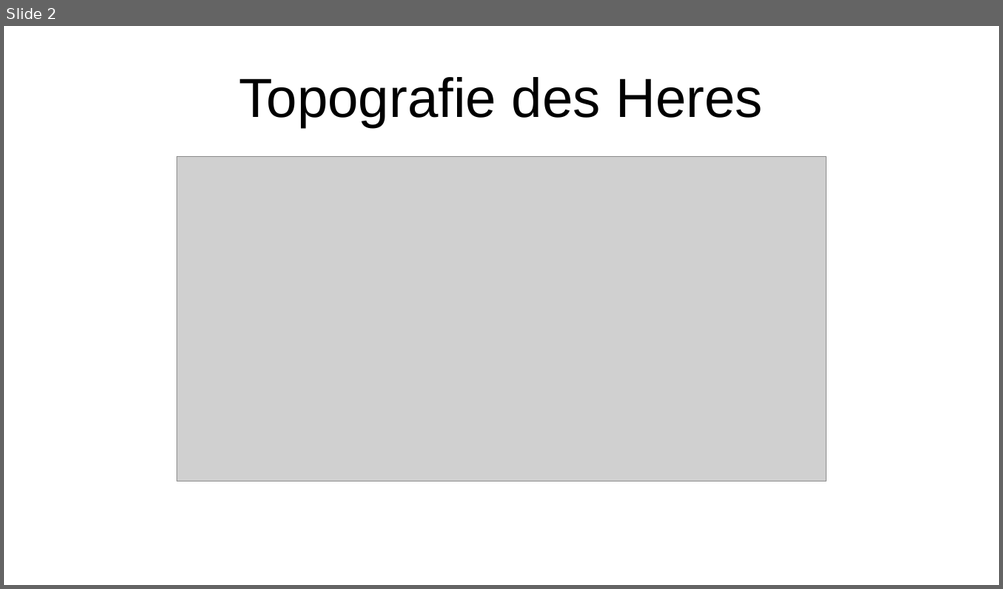
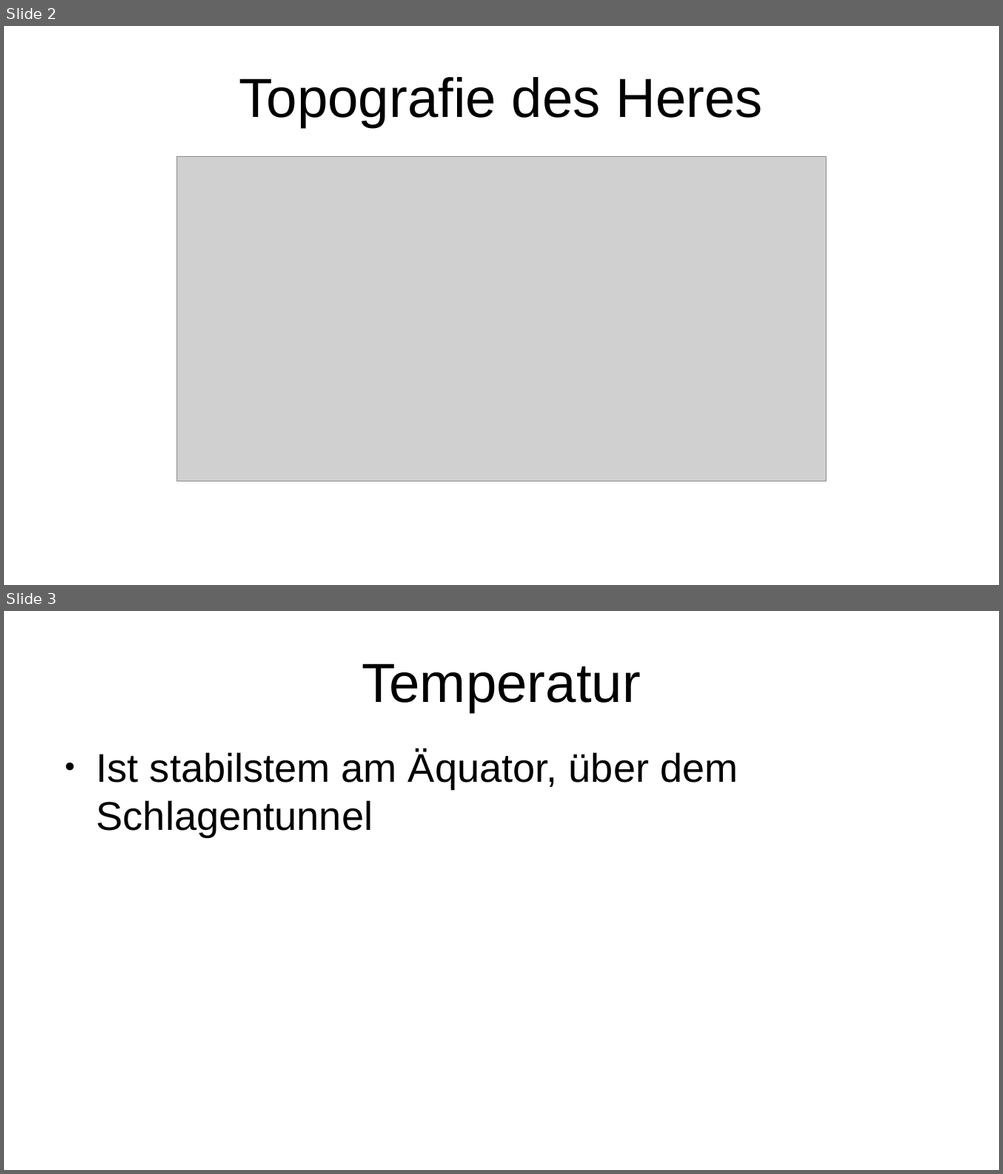
Before and after one commit to a8767c36/mars-game, a slide deck: schema/Landschaft.odp. Shown one above the other, each under a label of ours: slide 2 before the commit, slides 2 and 3 after it. The pictures are 1003x589 and 1003x1174 pixels, drawn with LibreOffice and Linux fonts; fonts in the diff are those of the drawing; grey boxes stand for pictures. Boxes give left, top, right and bottom in pixels: in the first picture for what was removed or moved away, otherwise in the second. Text is boxed around its words. In the diff, an @@ line names an element or a change of style, - is before the commit and + after.

```diff
--- a/schema/Landschaft.odp
+++ b/schema/Landschaft.odp
@@ slide 3 added at (4,611,999,1170), background #FFFFFF @@
@@ title added at (361,664,640,712), 44 pt, text #000000 @@
+Temperatur
@@ text added at (96,750,737,837), 32 pt, text #000000 @@
+● Ist stabilstem am Äquator, über dem Schlagentunnel
```
Also in this commit, not shown: 2 other slides added.
